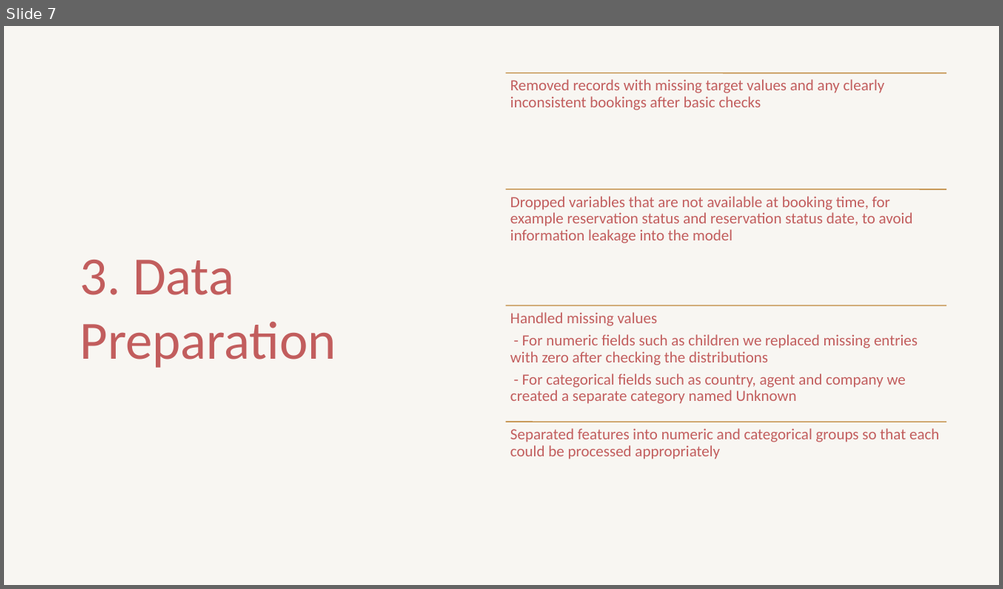
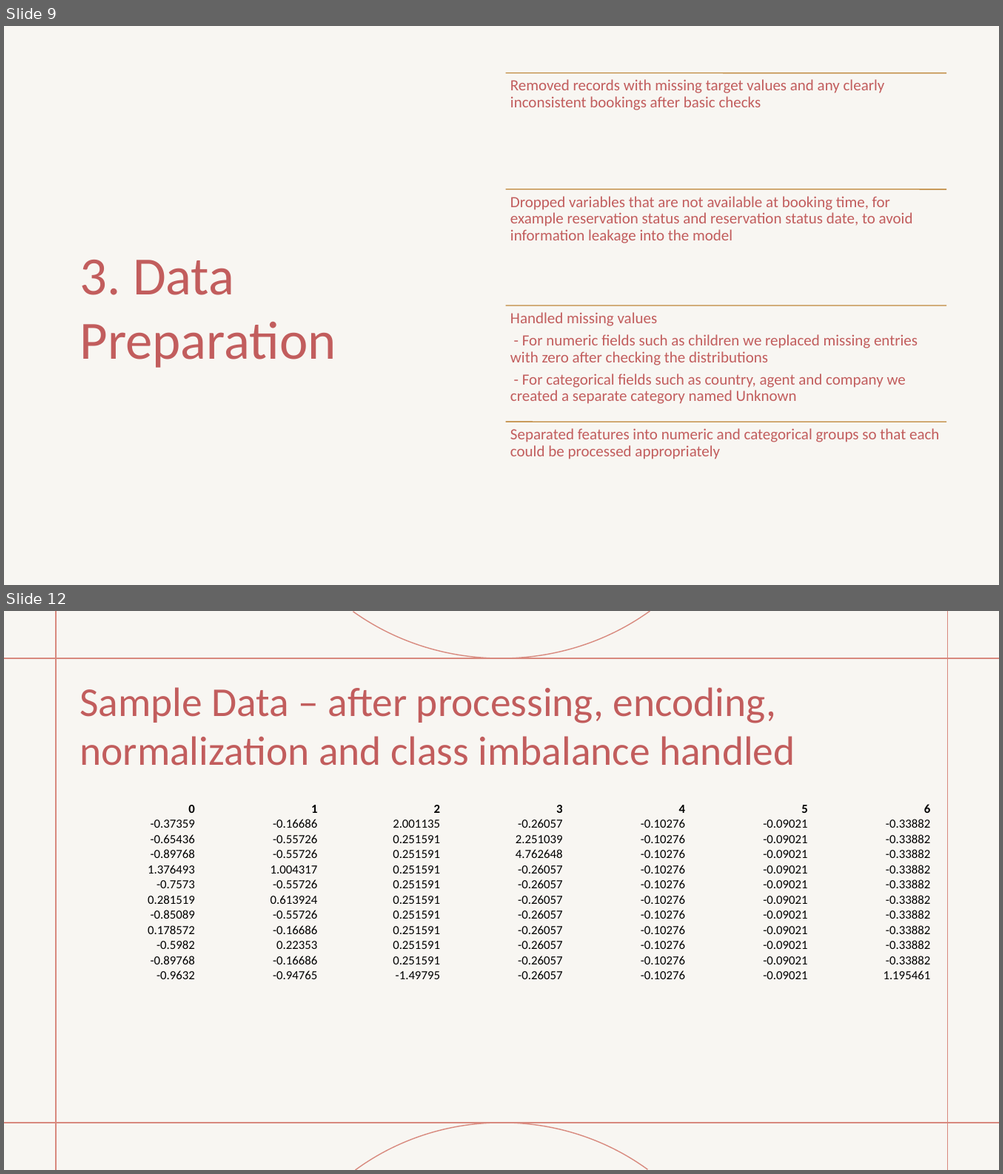
Before and after one commit to akvanaparthy/DAML-Project-Group-3, a slide deck: DAML Group 3 Final.pptx. Shown one above the other, each under a label of ours: slide 7 before the commit, slides 9 and 12 after it; the slides between them are not shown. The pictures are 1003x589 and 1003x1174 pixels, drawn with LibreOffice and Linux fonts; fonts in the diff are those of the drawing. Boxes give left, top, right and bottom in pixels: in the first picture for what was removed or moved away, otherwise in the second. Text is boxed around its words. In the diff, an @@ line names an element or a change of style, - is before the commit and + after.

```diff
--- a/DAML Group 3 Final.pptx
+++ b/DAML Group 3 Final.pptx
@@ slide 12 added at (4,611,999,1170), background #FFFFFF; not listed: 6 template elements that a slide beside it also shows @@
@@ rectangle added at (4,611,999,1170), fill #F8F6F2 @@
@@ title added at (79,687,794,766), 39.6 pt, text #C25D5D @@
+Sample Data – after processing, encoding, normalization and class imbalance handled
@@ table added at (73,801,929,982), 12 rows, 7 columns @@
+0 | 1 | 2 | 3 | 4 | 5 | 6
+-0.37359 | -0.16686 | 2.001135 | -0.26057 | -0.10276 | -0.09021 | -0.33882
+-0.65436 | -0.55726 | 0.251591 | 2.251039 | -0.10276 | -0.09021 | -0.33882
+-0.89768 | -0.55726 | 0.251591 | 4.762648 | -0.10276 | -0.09021 | -0.33882
+1.376493 | 1.004317 | 0.251591 | -0.26057 | -0.10276 | -0.09021 | -0.33882
+-0.7573 | -0.55726 | 0.251591 | -0.26057 | -0.10276 | -0.09021 | -0.33882
+0.281519 | 0.613924 | 0.251591 | -0.26057 | -0.10276 | -0.09021 | -0.33882
+-0.85089 | -0.55726 | 0.251591 | -0.26057 | -0.10276 | -0.09021 | -0.33882
+0.178572 | -0.16686 | 0.251591 | -0.26057 | -0.10276 | -0.09021 | -0.33882
+-0.5982 | 0.22353 | 0.251591 | -0.26057 | -0.10276 | -0.09021 | -0.33882
+-0.89768 | -0.16686 | 0.251591 | -0.26057 | -0.10276 | -0.09021 | -0.33882
+-0.9632 | -0.94765 | -1.49795 | -0.26057 | -0.10276 | -0.09021 | 1.195461
@@ what was slide 7 is now slide 9 @@
```
Also in this commit, not shown: 9 slides changed, 11 other slides added, 2 slides removed, 4 other files.
